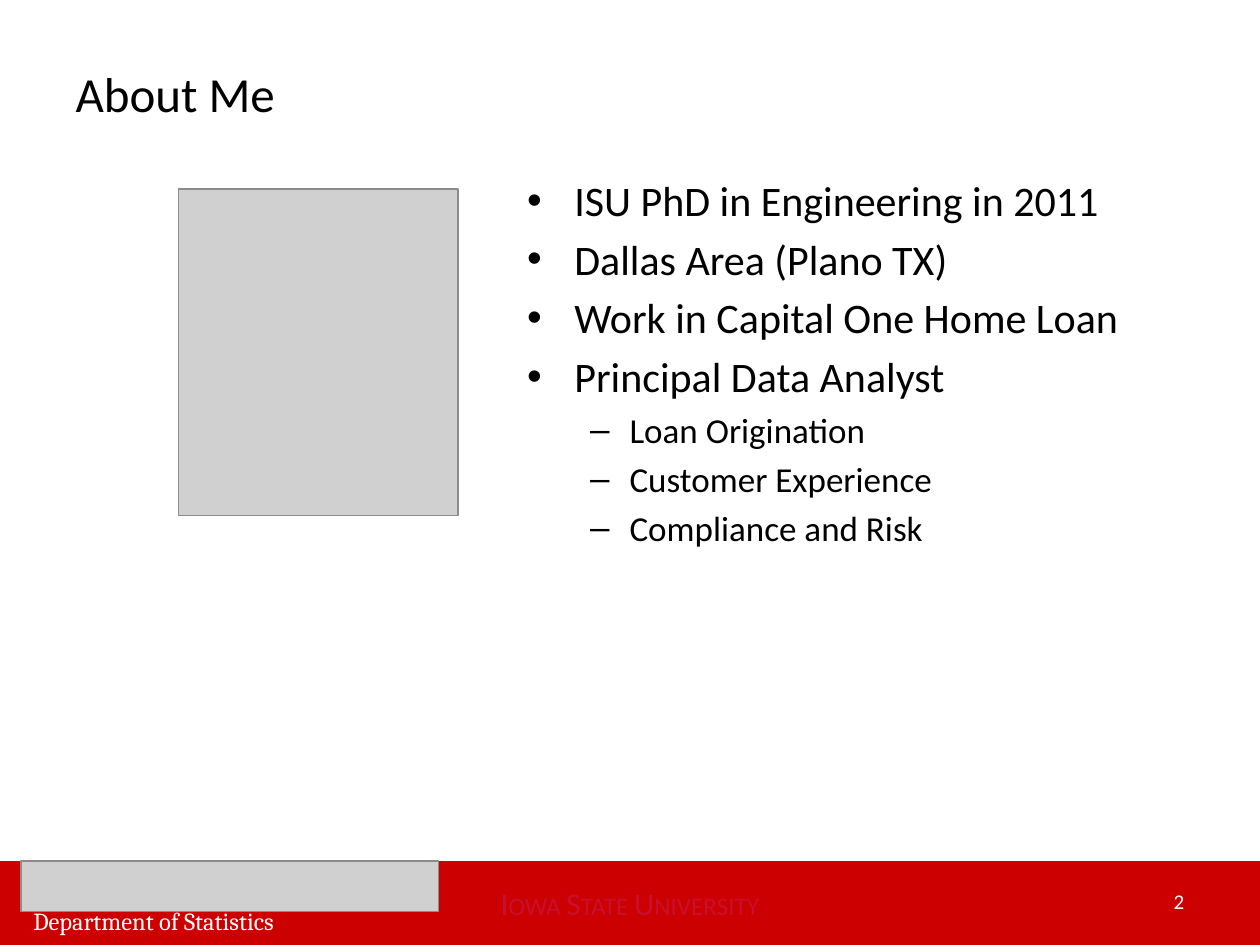
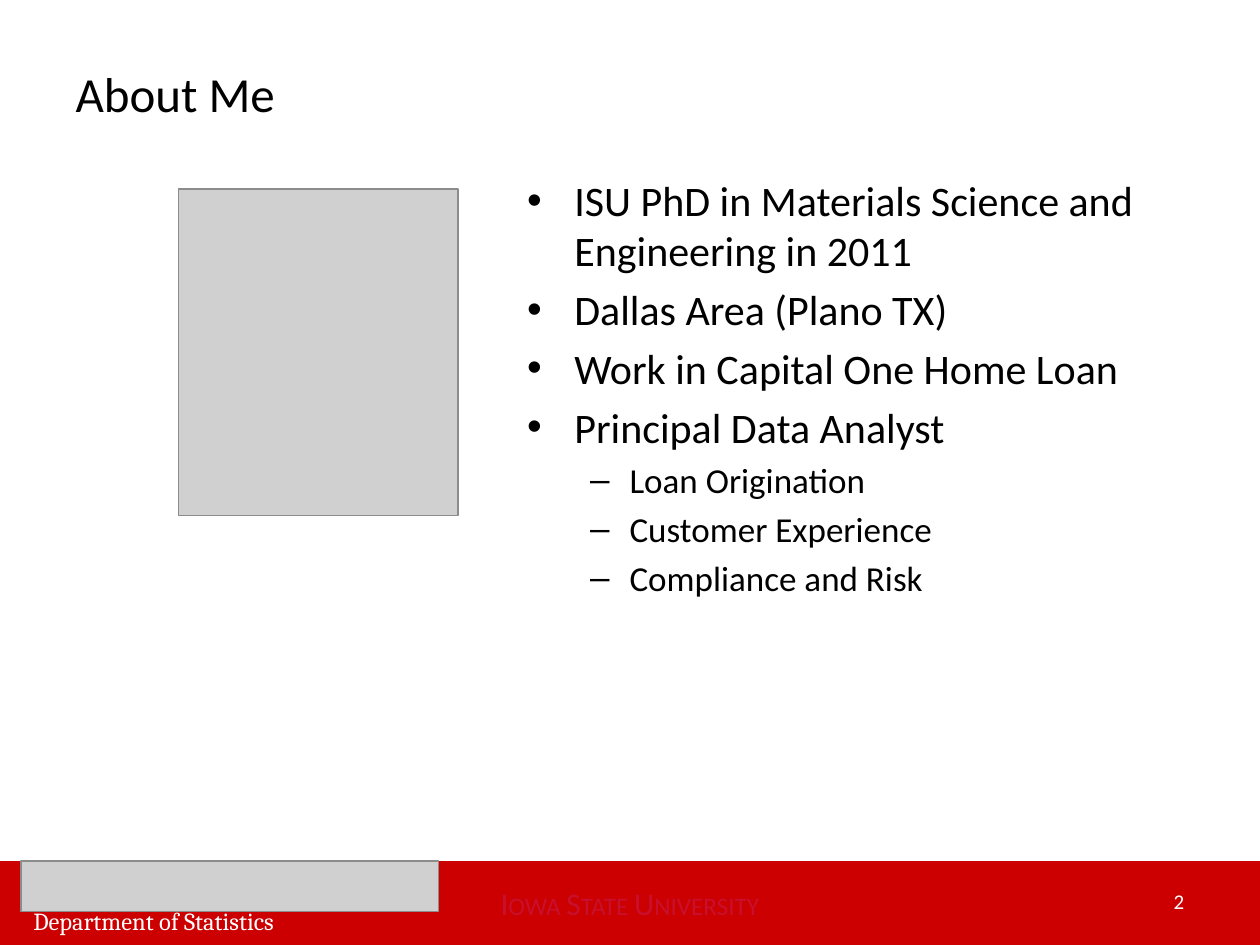
Before and after one commit to huwei95/Yelp_Text_Mining, a slide deck: slide 2 of Wei Hu Master of Statistics Final Oral Exam Apr 12.pptx. Drawn at 1260x945 pixels with LibreOffice and Linux fonts; fonts in the diff are those of the drawing; grey boxes stand for pictures. Boxes give left, top, right and bottom in pixels: in the first picture for what was removed or moved away, otherwise in the second. Text is boxed around its words. In the diff, an @@ line names an element or a change of style, - is before the commit and + after.

```diff
--- a/Wei Hu Master of Statistics Final Oral Exam Apr 12.pptx
+++ b/Wei Hu Master of Statistics Final Oral Exam Apr 12.pptx
@@ text at [574,186,1133,274]: text changed @@
-• ISU PhD in Engineering in 2011
+• ISU PhD in Materials Science and Engineering in 2011
```
Also in this commit, not shown: 4 other slides changed.
